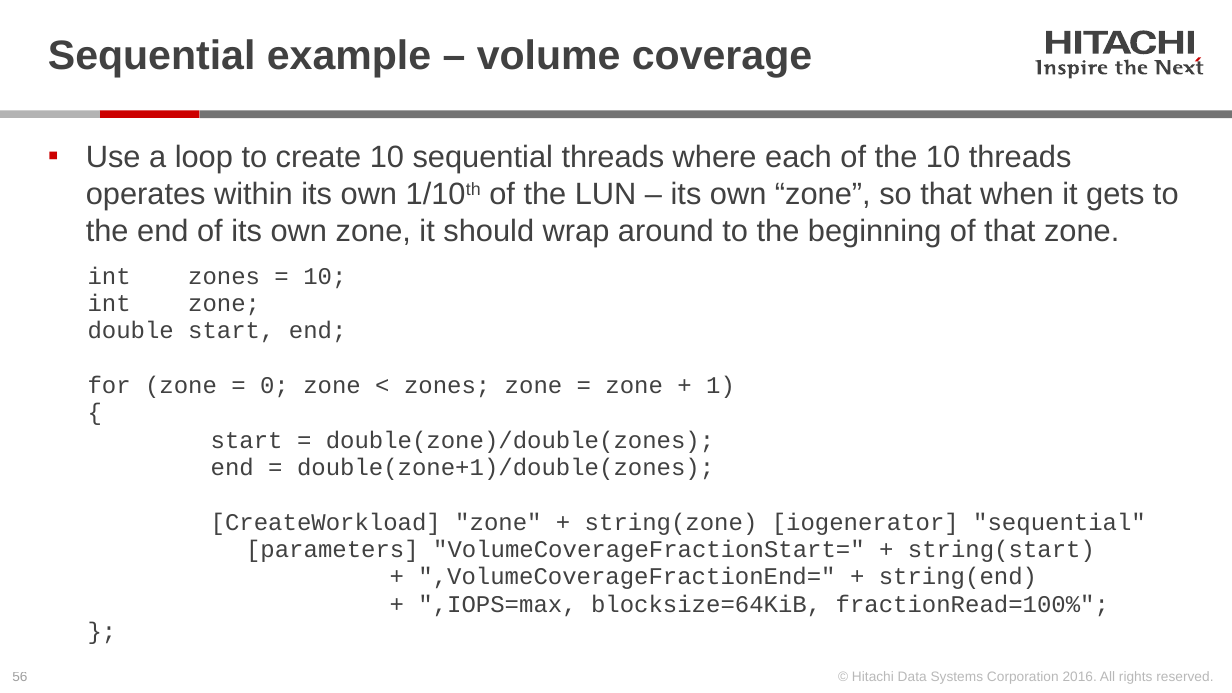
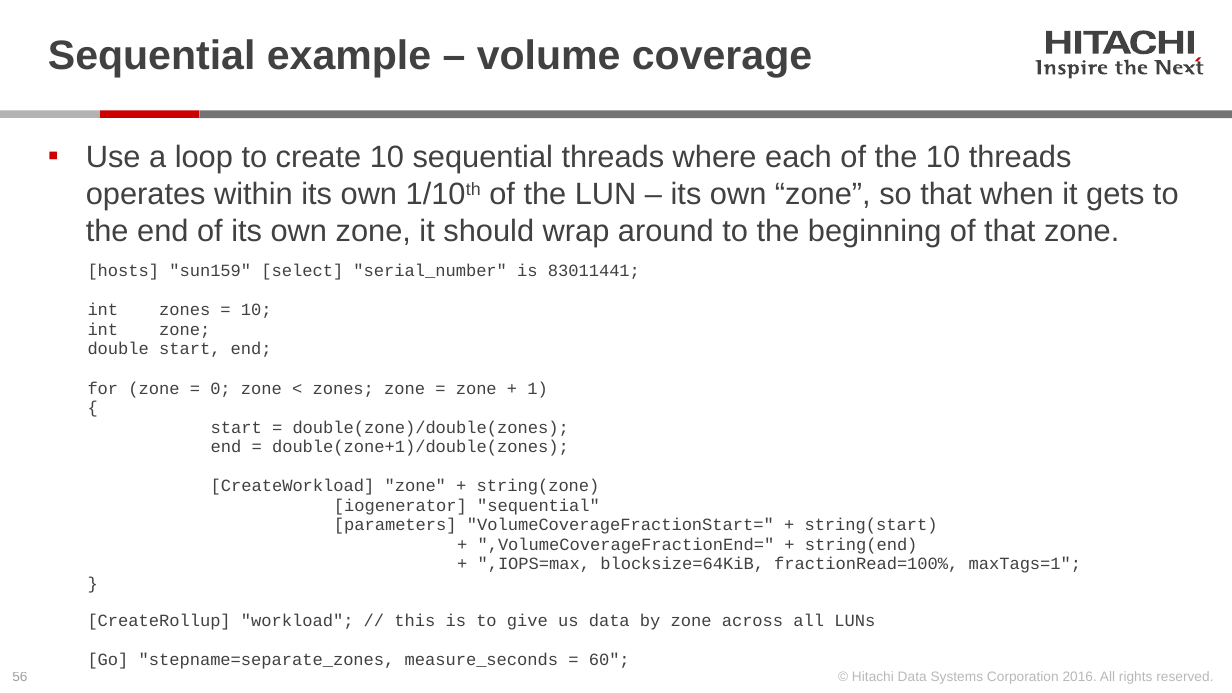
Before and after one commit to Hitachi-Data-Systems/ivy, a slide deck: slide 56 of doc/Programming ivy reference.pptx. Drawn at 1232x693 pixels with LibreOffice and Linux fonts; fonts in the diff are those of the drawing. Boxes give left, top, right and bottom in pixels: in the first picture for what was removed or moved away, otherwise in the second. Text is boxed around its words. In the diff, an @@ line names an element or a change of style, - is before the commit and + after.

Commit message:
update Programming ivy Reference with sequential examples

```diff
--- a/doc/Programming ivy reference.pptx
+++ b/doc/Programming ivy reference.pptx
@@ text at <box>88,264,1082,669</box>: text changed; size 14 to 10 pt @@
-  int zones = 10;
-  int zone;
-  double start, end;
-  for (zone = 0; zone < zones; zone = zone + 1)
-  {
-  start = double(zone)/double(zones);
-  end = double(zone+1)/double(zones);
-  [CreateWorkload] "zone" + string(zone) [iogenerator] "sequential"
-  [parameters] "VolumeCoverageFractionStart=" + string(start)
-  + ",VolumeCoverageFractionEnd=" + string(end)
-  + ",IOPS=max, blocksize=64KiB, fractionRead=100%";
-  };
+  [hosts] "sun159" [select] "serial_number" is 83011441;
+  int zones = 10;
+  int zone;
+  double start, end;
+  for (zone = 0; zone < zones; zone = zone + 1)
+  {
+  start = double(zone)/double(zones);
+  end = double(zone+1)/double(zones);
+  [CreateWorkload] "zone" + string(zone)
+  [iogenerator] "sequential"
+  [parameters] "VolumeCoverageFractionStart=" + string(start)
+  + ",VolumeCoverageFractionEnd=" + string(end)
+  + ",IOPS=max, blocksize=64KiB, fractionRead=100%, maxTags=1";
+  }
+  [CreateRollup] "workload"; // this is to give us data by zone across all LUNs
+  [Go] "stepname=separate_zones, measure_seconds = 60";
```
Also in this commit, not shown: 10 other slides changed, 1 other file.
